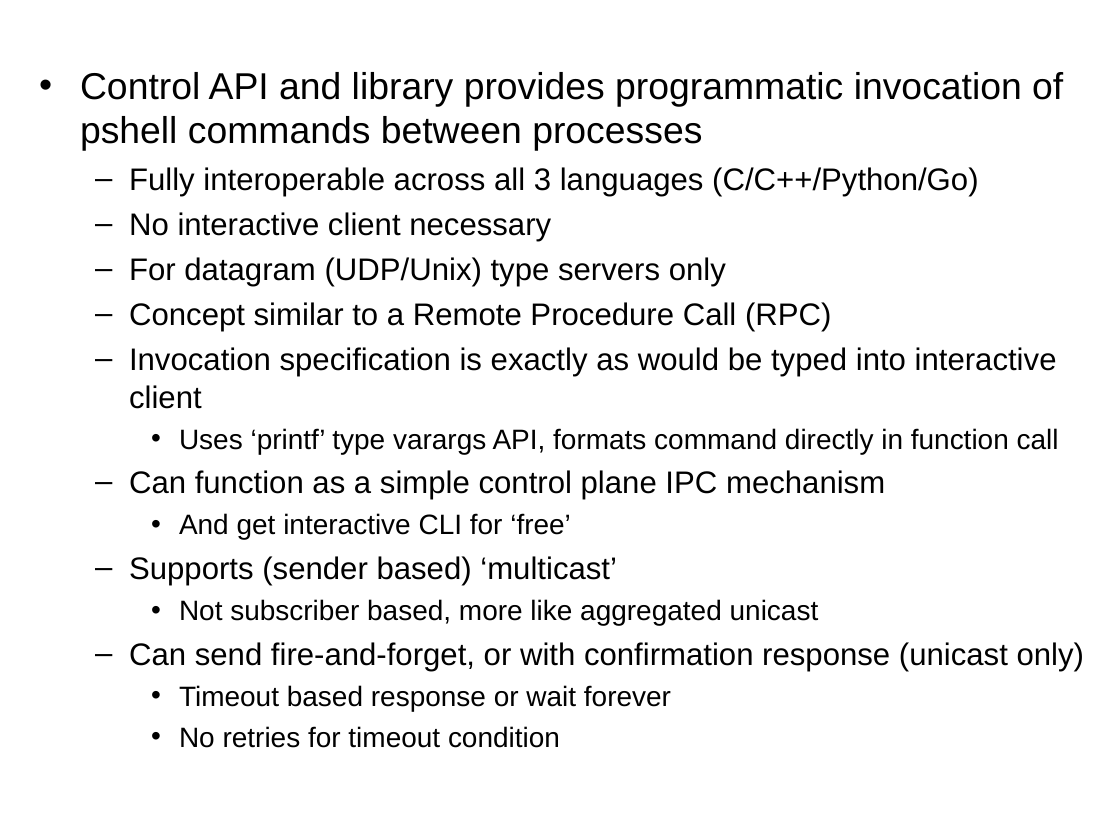
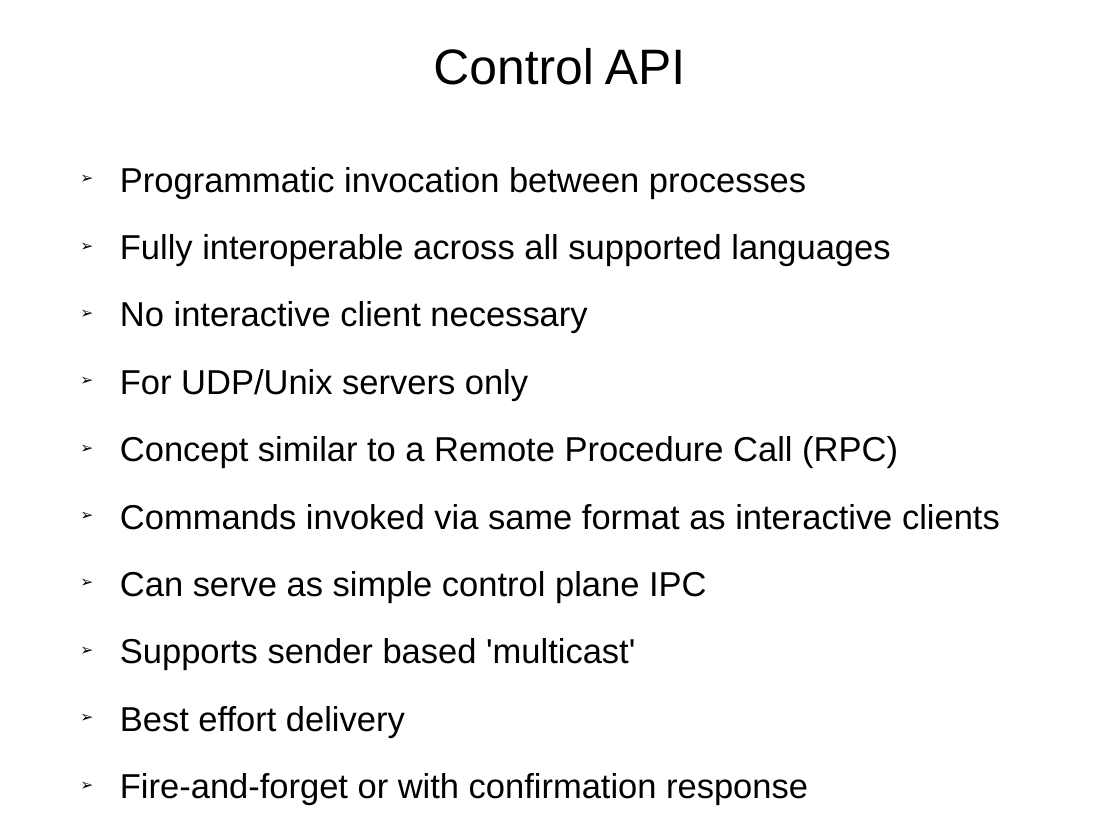
Before and after one commit to RonIovine/pshell, a slide deck: slide 5 of PSHELL-Framework.ppt (slide 4 before the commit). Drawn at 1120x840 pixels with LibreOffice and Linux fonts; fonts in the diff are those of the drawing. Boxes give left, top, right and bottom in pixels: in the first picture for what was removed or moved away, otherwise in the second. Text is boxed around its words. In the diff, an @@ line names an element or a change of style, - is before the commit and + after.

Commit message:
Update PPT and make command line mode help consistent for python client

```diff
--- a/PSHELL-Framework.ppt
+++ b/PSHELL-Framework.ppt
@@ title added at <box>433,48,685,85</box>, 32 pt, text #000000 @@
+Control API
@@ text "Programmatic invocation between processes": place and size @@
-text "Programmatic invocation between processes" at <box>80,72,1084,748</box>
+text "Programmatic invocation between processes" at <box>120,167,1000,805</box>
@@ text at <box>120,167,890,266</box>: text changed; size 24 to 22.2 pt @@
-• Control API and library provides programmatic invocation of pshell commands between processes
-  – Fully interoperable across all 3 languages (C/C++/Python/Go)
+➢ Programmatic invocation between processes
+➢ Fully interoperable across all supported languages
@@ text at <box>120,301,898,468</box>: size 20 to 22.2 pt in "No interactive client necessary", "Concept similar to a Remote Procedure Call ..."; bullet – to ➢; list level 2 to 1 in "No interactive client necessary"; line spacing 1 to 1.4; list level 2 to 1 in "Concept similar to a Remote ..." @@
@@ text at <box>120,369,528,401</box>: text changed; size 20 to 22.2 pt @@
-  – For datagram (UDP/Unix) type servers only
+➢ For UDP/Unix servers only
@@ text at <box>120,504,1000,805</box>: text changed; size 20 to 22.2 pt @@
-  – Invocation specification is exactly as would be typed into interactive client
-    • Uses ‘printf’ type varargs API, formats command directly in function call
-  – Can function as a simple control plane IPC mechanism
-    • And get interactive CLI for ‘free’
-  – Supports (sender based) ‘multicast’
-    • Not subscriber based, more like aggregated unicast
-  – Can send fire-and-forget, or with confirmation response (unicast only)
-    • Timeout based response or wait forever
-    • No retries for timeout condition
+➢ Commands invoked via same format as interactive clients
+➢ Can serve as simple control plane IPC
+➢ Supports sender based 'multicast'
+➢ Best effort delivery
+➢ Fire-and-forget or with confirmation response
```
Also in this commit, not shown: 2 other slides changed, 3 slides added, 2 slides removed, 6 other files.
